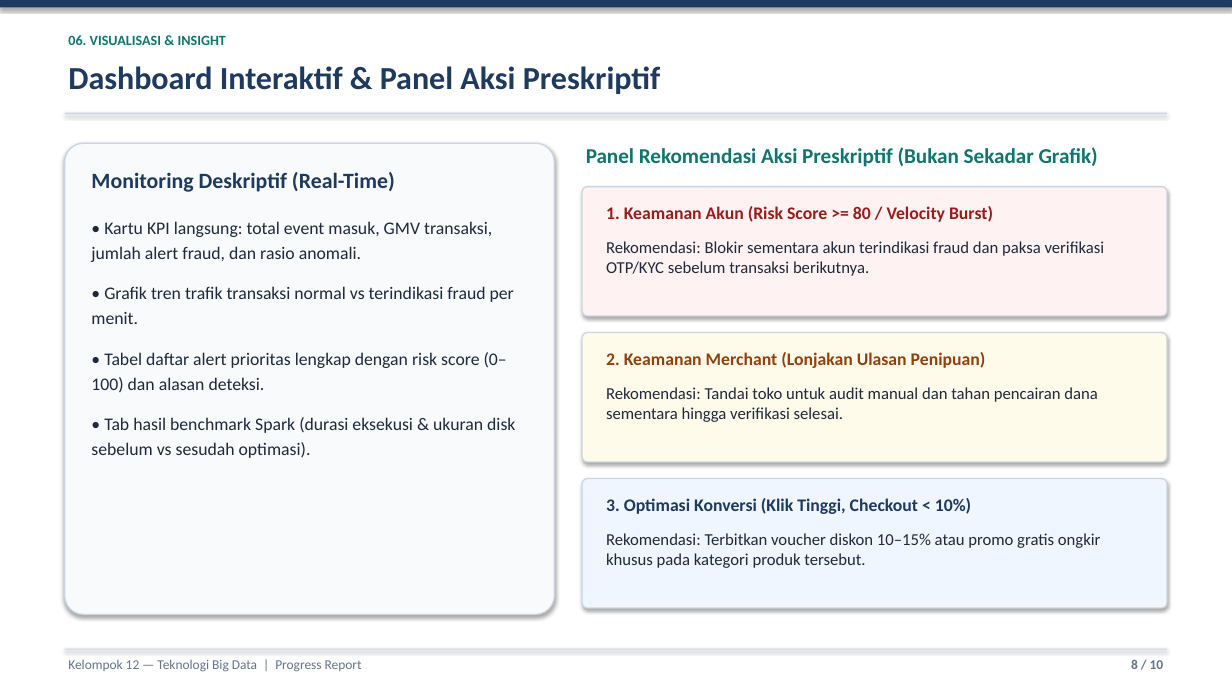
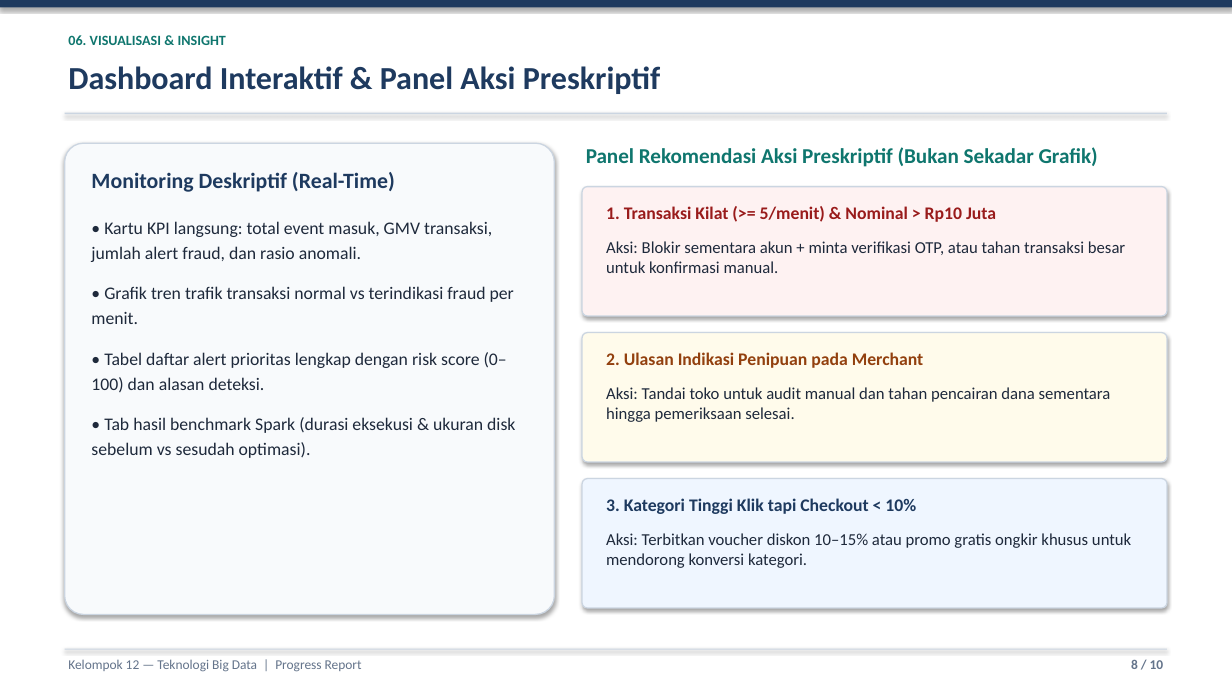
Before and after one commit to ZulfahmiFjr/bigdata-ecommerce-fraud, a slide deck: slide 8 of deliverables/progress-report/Kelompok12_ProgressReport_BigData.pptx. Drawn at 1232x693 pixels with LibreOffice and Linux fonts; fonts in the diff are those of the drawing. Boxes give left, top, right and bottom in pixels: in the first picture for what was removed or moved away, otherwise in the second. Text is boxed around its words. In the diff, an @@ line names an element or a change of style, - is before the commit and + after.

```diff
--- a/deliverables/progress-report/Kelompok12_ProgressReport_BigData.pptx
+++ b/deliverables/progress-report/Kelompok12_ProgressReport_BigData.pptx
@@ text at [606,206,996,222]: text changed @@
-1. Keamanan Akun (Risk Score >= 80 / Velocity Burst)
+1. Transaksi Kilat (>= 5/menit) & Nominal > Rp10 Juta
@@ text at [606,241,1125,273]: text changed @@
-Rekomendasi: Blokir sementara akun terindikasi fraud dan paksa verifikasi OTP/KYC sebelum transaksi berikutnya.
+Aksi: Blokir sementara akun + minta verifikasi OTP, atau tahan transaksi besar untuk konfirmasi manual.
@@ text at [606,352,924,368]: text changed @@
-2. Keamanan Merchant (Lonjakan Ulasan Penipuan)
+2. Ulasan Indikasi Penipuan pada Merchant
@@ text at [606,387,1111,422]: text changed @@
-Rekomendasi: Tandai toko untuk audit manual dan tahan pencairan dana sementara hingga verifikasi selesai.
+Aksi: Tandai toko untuk audit manual dan tahan pencairan dana sementara hingga pemeriksaan selesai.
@@ text at [606,498,916,514]: text changed @@
-3. Optimasi Konversi (Klik Tinggi, Checkout < 10%)
+3. Kategori Tinggi Klik tapi Checkout < 10%
@@ text at [606,533,1131,568]: text changed @@
-Rekomendasi: Terbitkan voucher diskon 10–15% atau promo gratis ongkir khusus pada kategori produk tersebut.
+Aksi: Terbitkan voucher diskon 10–15% atau promo gratis ongkir khusus untuk mendorong konversi kategori.
```
Also in this commit, not shown: 2 other slides changed, 8 other files.
